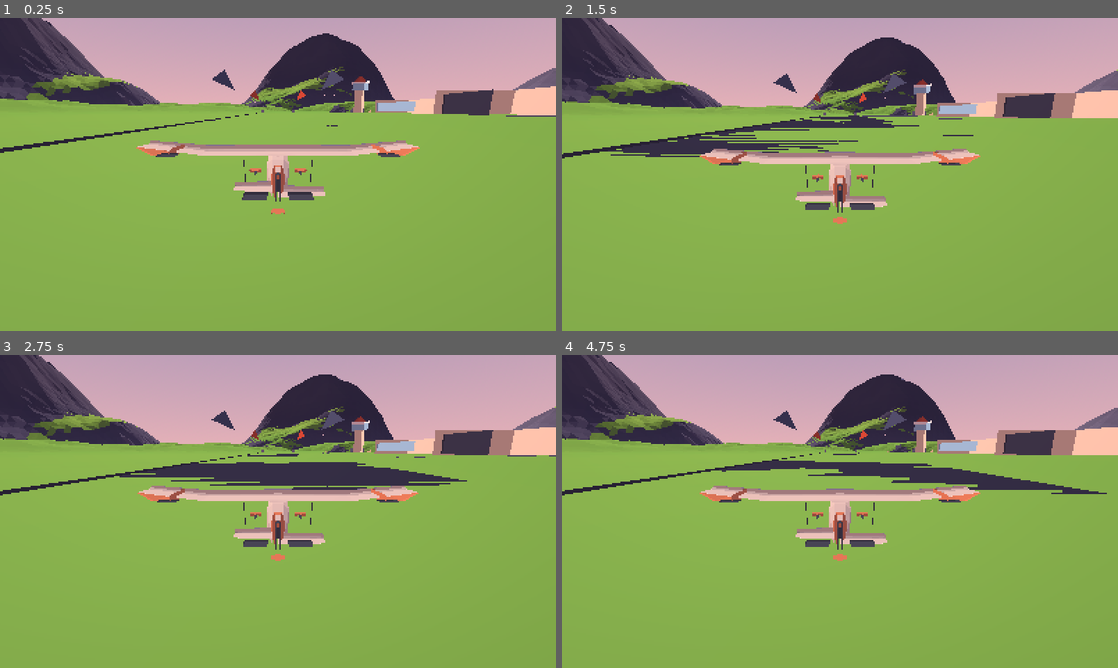
Above: before the commit, frames 1-4 (two rows, left to right).
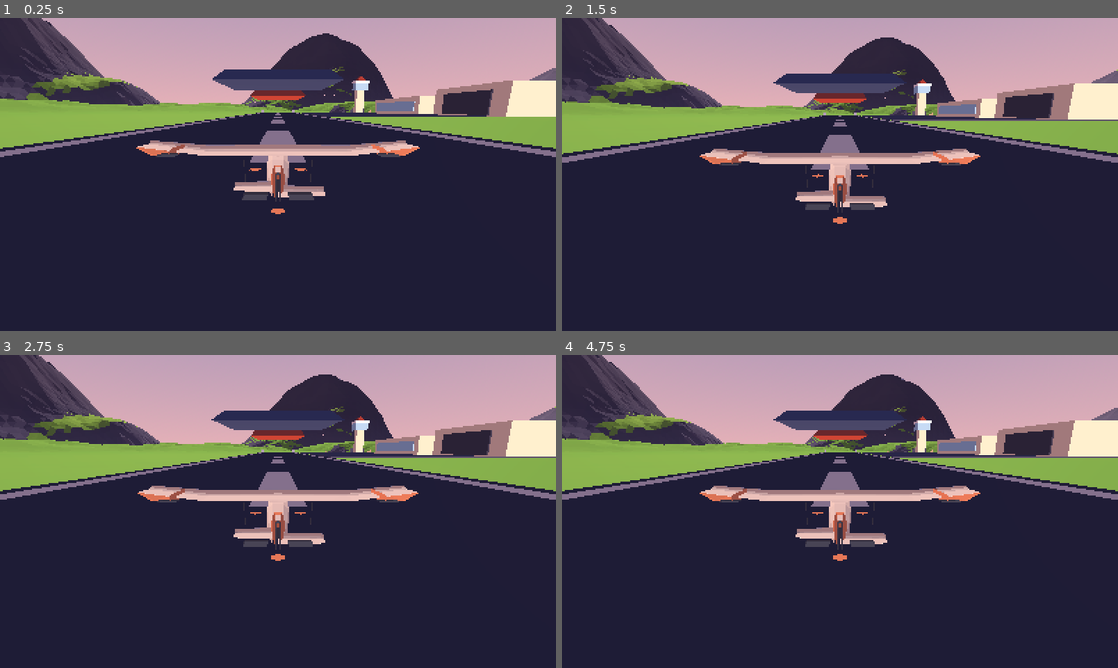
Above: after the commit, the same moments.

Repository: Virtualord/zephyr-way
Game: Godot game, scene res://scenes/main/Main.tscn
Same seed, same stepped clock (60 frames per second), same inputs: the game is played once before the commit and once after it.
Inputs:
- Up to frame 1 (0.25 s): no input
- Up to frame 2 (1.5 s): hold D (roll_right) 0.53-1.28 s; hold Space (airbrake) from 1.28 s (still down)
- Up to frame 3 (2.75 s): release Space (airbrake) at 2.03 s; hold D (roll_right) from 2.03 s (still down)
- Up to frame 4 (4.75 s): release D (roll_right) at 2.78 s; hold W (pitch_up) 2.78-3.53 s; hold A (roll_left) from 3.53 s (still down)

The runs differ from the first frame. In frame 1, 65% of the frame differs, in the area x 0-100%, y 16-100%; in frame 2, 61%; in frame 3, 60%; in frame 4, 61%.

Commit message:
fix(world): reverse StructureBuilder's triangle winding for Godot's front faces
Every outward-facing surface the builder produced was a back face.

`triangle()` derived the face normal as `(b - a).cross(c - a)` and then emitted the
corners as a, b, c. The right-hand rule says that cross product points out of a triangle
running counter-clockwise as seen from that side, and Godot counts a triangle as
front-facing when its corners run *clockwise* on screen. So the emitted winding was
exactly backwards for culling while the stored normal stayed correct.

Why it took so long: a convex solid still draws when its winding is inverted. The eye
sees the inside of its far wall rather than the outside of its near one, at nearly the
same depth, with a good normal -- so it looks right. The buildings were visibly correct
in every render before this fix. The fault only surfaces where two surfaces meet, and
the runway's underside is coplanar with the airport plateau at exactly 14.000 m. With
the real top face culled away, the underside and the terrain fought for the depth buffer
and the runway rendered torn.

That also explains two dead ends worth recording. Raising the pavement from 0.35 m to
3.0 m and then 12.0 m gave a pixel-identical image, because the underside stays pinned to
the plateau however far the top rises. Subdividing the slab changed nothing for the same
reason.

Settled by measurement, not assumption: `isolate_runway.gd` puts a quad wound each way
beside the runway in an otherwise empty scene and reads back which survives CULL_BACK.
Before the fix the down-wound quad was visible; after it, the up-wound one.

Diff:
--- a/zephyr-way-opencode-pack/scripts/world/structure_builder.gd
+++ b/zephyr-way-opencode-pack/scripts/world/structure_builder.gd
@@ -42,24 +42,47 @@
 
 
 ## One triangle with a flat face normal and a single colour.
+##
+## The vertices are emitted as a, c, b -- reversed from the order the normal is derived
+## from. That is not a detail. Godot treats a triangle as front-facing when its corners
+## run **clockwise** on screen, while the right-hand rule says the cross product
+## (b - a) x (c - a) points out of a triangle wound counter-clockwise as seen from that
+## side. Emitting a, b, c therefore makes every outward-facing surface a *back* face.
+##
+## The symptom is not missing geometry. A convex solid still draws, because the eye sees
+## the inside of its far wall instead of the outside of its near wall, at almost the same
+## depth and with a perfectly good stored normal -- so it looks right. It only breaks
+## where two surfaces meet: the runway's underside is coplanar with the plateau at
+## exactly 14.000 m, so once the real top face was culled away, its underside and the
+## terrain z-fought each other and the runway came out torn. Raising the pavement moved
+## the top face and left the underside exactly where it was, which is why that changed
+## nothing at all.
+##
+## Confirmed by measurement, not by reading: tests/isolate_runway.gd puts a quad wound
+## each way beside the runway and reads which one survives CULL_BACK.
 func triangle(a: Vector3, b: Vector3, c: Vector3, color: Color) -> void:
 	var normal := (b - a).cross(c - a)
 	if normal.is_zero_approx():
 		return
 	normal = normal.normalized()
+	# Normal first, then the three corners in reversed order. See above.
+	_tool.set_normal(normal)
 	_tool.set_color(color)
+	_tool.add_vertex(a)
 	_tool.set_normal(normal)
-	_tool.add_vertex(a)
 	_tool.set_color(color)
+	_tool.add_vertex(c)
 	_tool.set_normal(normal)
+	_tool.set_color(color)
 	_tool.add_vertex(b)
-	_tool.set_color(color)
-	_tool.set_normal(normal)
-	_tool.add_vertex(c)
 	_triangles += 1
 
 
-## A quad as two triangles, wound a-b-c-d.
+## A quad as two triangles, given a-b-c-d.
+##
+## The order is the one the face normal is derived from; [method triangle] reverses it
+## on the way into the buffer so the emitted winding is clockwise, which is what Godot
+## counts as front-facing.
 func quad(a: Vector3, b: Vector3, c: Vector3, d: Vector3, color: Color) -> void:
 	triangle(a, b, c, color)
 	triangle(a, c, d, color)
